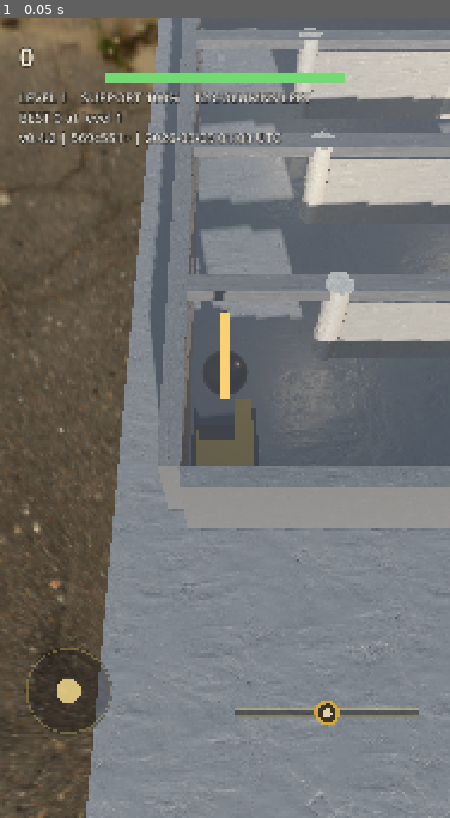
Above: before the commit, frame 1.
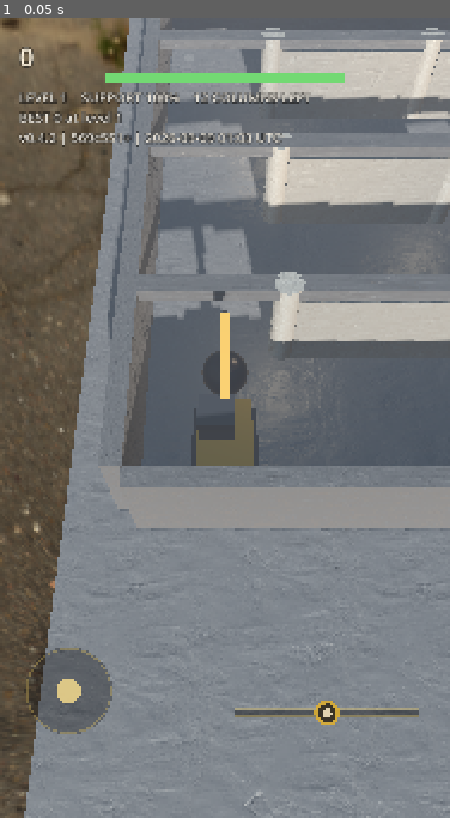
Above: after the commit, the same moment.

Repository: gideon6222/wrecking-crew
Game: Godot game, scene res://src/game/main.tscn
Same seed, same stepped clock (60 frames per second), same inputs: the game is played once before the commit and once after it.
Inputs:
- Up to frame 1 (0.05 s): no input

The runs differ from the first frame. In frame 1, 19% of the frame differs, in the area x 5-100%, y 0-100%.

Commit message:
Level one spawned the machine against the wall, and the gate blamed the controls
`_clear_spawn_x` scored every candidate spawn on its distance from the
columns and the infill panels. The PERIMETER is in neither array - `walls`
holds the infill and nothing else - so the scan read the edge of the room as
open floor and the gap went on growing the nearer it looked to a wall it
could not pass. On level one, whose front row is fully panelled, the widest
gap in the room was therefore the far end of the search range: x = -17.5,
which is exactly DECK_W * 0.5 - RIG_RADIUS, which is exactly where
`_clamp_to_deck` pins the machine.

The player began the first basement welded to the left-hand wall, unable to
drive left at all. No policy noticed, because all four drive at columns and
the columns were all to the right. What noticed was `test_controls.gd`
reporting 0.00 m of travel on a thumb held left and calling the driving
controls INVERTED - which is the seventh time this studio would have gone
looking for a handedness bug, and the controls were correct.

Three changes, and the middle one is the point:

- `_clear_spawn_x` now measures the side walls too, in the same shape as the
  two loops above it: a distance, less what each body needs to fit. Only
  level one moves (x = -17.5 -> -15.5, two metres of floor to the left wall
  and thirty-three to the right). Every other level's spawn is unchanged, so
  all four recorded goldens - which play level 2 - are untouched.

- `test_sim.gd > the spawn is clear of everything` now asserts the clearance
  from the room itself, not just from the columns and the panels. The bar is
  the machine's own radius: half a machine's width of floor to set off into
  on whichever side is nearer. A spawn flush against the wall measures 0.00
  and fails, which is what level one did before this commit.

- `test_controls.gd` stands the machine in the middle of the deck before the
  thumb goes down, and asserts it has room on both sides first. The gate had
  an unstated precondition - it drove from wherever `freeze(1)` left the
  machine - and when that quietly stopped being true it went red with the
  wrong explanation attached. A red gate with a wrong explanation is how an
  assertion gets loosened. NO assertion is loosened here: TRAVELLED still
  0.5, both directions still checked, both still in camera space.

Co-Authored-By: Claude Opus 5 <noreply@anthropic.com>
Claude-Session: https://claude.ai/code/session_01Vnaoa9RwxGPZbiasJj1J6r

Diff:
--- a/src/sim/sim.gd
+++ b/src/sim/sim.gd
@@ -186,6 +186,28 @@
 		for w in walls:
 			gap = minf(gap, _distance_to_segment(here, w.a, w.b) - Tuning.WALL_THICK - Tuning.RIG_RADIUS)
 			gap = minf(gap, _distance_to_segment(tip, w.a, w.b) - Tuning.WALL_THICK - Tuning.BALL_RADIUS)
+		# And the PERIMETER, which is in neither array. `walls` holds the
+		# infill panels and nothing else, so every line above this one read
+		# the edge of the room as open floor - the gap went on GROWING the
+		# nearer the scan looked to a wall it could not pass. On level one,
+		# whose front row is fully panelled, that made the widest gap in the
+		# room the far end of the search range: `DECK_W * 0.5 - RIG_RADIUS`,
+		# which is the exact value `_clamp_to_deck` pins the machine at. The
+		# player began the first basement welded to the left-hand wall,
+		# unable to drive left at all.
+		#
+		# Nothing failed over it, because every policy in the suite drives at
+		# columns and the columns were all to the right. The one thing that
+		# noticed was `test_controls.gd` reading 0.00 m on a thumb held left,
+		# which looks exactly like inverted controls and is not.
+		#
+		# Written in the same shape as the two loops - a distance, less what
+		# each body needs to fit - so the perimeter is an obstacle like any
+		# other rather than a special case. The SIDE walls only: `z` is fixed
+		# for the whole scan, so a front or back term would be the same
+		# constant at every `x` and could not change which one wins.
+		gap = minf(gap, Tuning.DECK_W * 0.5 - absf(here.x) - Tuning.RIG_RADIUS)
+		gap = minf(gap, Tuning.DECK_W * 0.5 - absf(tip.x) - Tuning.BALL_RADIUS)
 		# Prefer a spot near the ramp so the player starts by the way out.
 		var score: float = gap - absf(x) * 0.05
 		if score > best_gap:
--- a/test/test_controls.gd
+++ b/test/test_controls.gd
@@ -52,8 +52,9 @@
 ## How long a thumb is held over. The machine PIVOTS before it drives - that is
 ## the whole point of the alignment cone - so a flick that only lasts a few
 ## frames measures the pivot and never reaches the part where the machine goes
-## anywhere. Two seconds is comfortably past the pivot and still far short of
-## the deck's side wall, which is 17.5 m from the spawn.
+## anywhere. Two seconds is comfortably past the pivot, and carries the machine
+## about eleven metres - well short of the floor `_place` leaves on either side
+## of it, which `_room_both_ways` asserts rather than assuming.
 const HOLD := 2.0
 
 ## How far over the stick is pushed, as a fraction of its radius. Well past the
@@ -79,6 +80,58 @@
 	var main = scene.instantiate()
 	main.freeze(1)
 	return main
+
+
+## Stand the machine in the middle of the deck's width before the thumb goes
+## down, so the two cases below measure the CONTROL and not the room.
+##
+## This file used to drive from wherever `freeze(1)` happened to leave the
+## machine, and that was an unstated precondition rather than a setup. On level
+## one it was false: `Sim._clear_spawn_x` scored a candidate spawn on its
+## distance from the columns and the infill panels and never looked at the
+## perimeter, so it chose the far end of its own search range and the machine
+## started hard against the left-hand wall, exactly where `_clamp_to_deck` pins
+## it. The left-hand case below then measured a machine that could not move left
+## AT ALL, reported 0.00 m of travel, and said the driving controls were
+## INVERTED. They were not. The spawn was.
+##
+## That is the failure mode this whole file exists to refuse, arriving from the
+## other direction: a red gate with a wrong explanation attached is how an
+## assertion gets loosened, and loosening one here is how this studio ships
+## inverted controls a seventh time. So the gate now puts the machine somewhere
+## it can drive both ways, and says so out loud.
+##
+## The x is the middle of the room. The z is the depth the machine spawns at, so
+## this is a pose the game itself puts the player in rather than one invented
+## for a test - and on every other level it is the spawn.
+##
+## The chain is re-hung too. Moving `pos` on its own leaves the ball across the
+## room; the constraint would snap it taut on the first frame and fling it
+## through the level. These are the same three assignments `Sim._build_deck`
+## makes once it has picked a spawn, for the same reason.
+func _place(main) -> void:
+	main.sim.pos = Vector2(0.0, Tuning.ramp_z() + 2.2)
+	main.sim._prev_tip = main.sim.boom_tip()
+	main.sim.ball = main.sim._prev_tip
+	main.sim.ball_vel = Vector2.ZERO
+	# So `_rig` and the camera are where the sim now says, before anything is
+	# measured from them.
+	main._sync()
+
+
+## The precondition the two handedness cases stand on, asserted instead of
+## assumed - and it is the assertion whose absence let a spawn bug spend a day
+## looking like inverted controls.
+##
+## `TRAVELLED` is the floor under "it actually went somewhere", so the machine
+## needs at least that much clear floor on the NEARER side of it. Below that a
+## perimeter wall decides what the assertions read, and a wall reads the same as
+## a control that does nothing.
+func _room_both_ways(t: TestHarness, main) -> void:
+	var clear_floor: float = Tuning.DECK_W * 0.5 - absf(main.sim.pos.x) - Tuning.RIG_RADIUS
+	t.gt(clear_floor, TRAVELLED,
+		"the machine is set up %.2f m from a perimeter wall, so a thumb held that way measures the WALL rather than the control - the assertions below cannot mean what they say"
+			% clear_floor)
 
 
 ## Hold a thumb on the drive stick, off to one side, for `HOLD` seconds.
@@ -147,6 +200,8 @@
 
 func test_a_thumb_to_the_right_of_the_stick_drives_the_machine_right_on_screen(t: TestHarness) -> void:
 	var main = _game()
+	_place(main)
+	_room_both_ways(t, main)
 	var from: Vector3 = main._rig.position
 	var room_before := _screen_x(main, Vector3.ZERO)
 	_hold_stick(main, 1.0)
@@ -172,6 +227,8 @@
 	# sign of the push. A single-direction test passes on a control that is
 	# stuck to one side, and on one that always drives toward the ramp.
 	var main = _game()
+	_place(main)
+	_room_both_ways(t, main)
 	var from: Vector3 = main._rig.position
 	var room_before := _screen_x(main, Vector3.ZERO)
 	_hold_stick(main, -1.0)
--- a/test/test_sim.gd
+++ b/test/test_sim.gd
@@ -43,6 +43,26 @@
 		for w in s.walls:
 			t.gt(Sim._distance_to_segment(s.ball, w.a, w.b), Tuning.BALL_RADIUS + Tuning.WALL_THICK,
 				"level %d spawns the ball inside a wall panel" % level)
+
+		# And clear of THE ROOM ITSELF, which is in neither loop above: `walls`
+		# holds the infill panels and nothing else, so nothing here had ever
+		# looked at the perimeter. `_clear_spawn_x` had not looked at it either,
+		# and on level one it therefore picked the far end of its own search
+		# range - `DECK_W * 0.5 - RIG_RADIUS`, the exact value `_clamp_to_deck`
+		# pins the machine at. Every assertion above passed: the machine was
+		# clear of every column and every panel. It was simply against a wall,
+		# so the player started that basement unable to drive left AT ALL, and
+		# the only thing that ever said so was a handedness test reading 0.00 m
+		# of travel and calling the driving controls inverted.
+		#
+		# The bar is the machine's own radius: half a machine's width of floor
+		# to set off into, on whichever side is nearer. Less than that is not a
+		# spawn, it is a parking space. A spawn flush against the wall measures
+		# 0.00 here, which is what this caught.
+		var clear_floor := Tuning.DECK_W * 0.5 - absf(s.pos.x) - Tuning.RIG_RADIUS
+		t.gt(clear_floor, Tuning.RIG_RADIUS,
+			"level %d spawns the machine %.2f m clear of the side wall - it starts pinned and cannot drive that way"
+				% [level, clear_floor])
 
 
 func test_the_throttle_sets_a_speed_not_an_acceleration(t: TestHarness) -> void:
